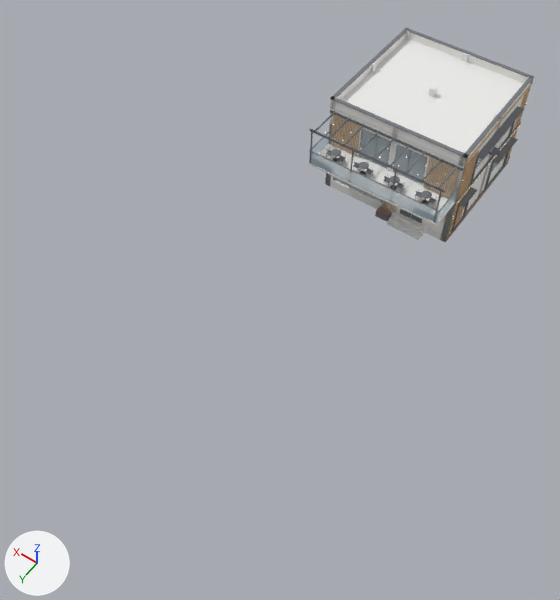
One commit to the OBJ model coffee_shop_3d.obj: the scene before it, then after it.
Rendered twice from a 50 mm lens placed at (-11.9, 46.5, 40.3), pointed at (6.0, 21.4, 0.8). Lighting does not change. The marker at lower left points along +X, +Y and +Z. The picture after the commit comes second. Where no turn or scale is listed for an object, it has been applied to the vertices. Vertices at exactly the same position are counted once.

The first picture shows 'coffee_shop_3d'.
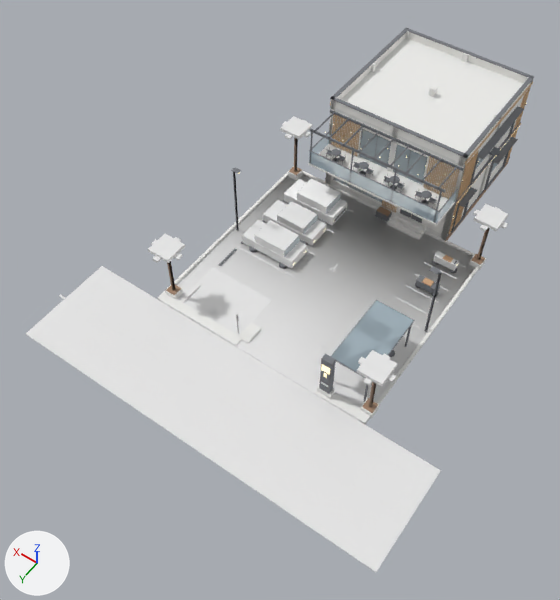
Where the change shows, as pixel boxes [x1, y1, x2, y2] in the pictures (560 x 600 px):
'coffee_shop_3d', reshaped (124% wider, 153% taller): before [308, 28, 534, 242]; after [26, 28, 534, 572]
part 1 of me_coffee_shop_3d, added: after [27, 266, 441, 572]
part 2 of me_coffee_shop_3d, added: after [378, 498, 410, 520]
part 3 of me_coffee_shop_3d, added: after [324, 464, 355, 485]
part 4 of me_coffee_shop_3d, added: after [274, 432, 303, 451]
part 5 of me_coffee_shop_3d, added: after [226, 401, 254, 420]
part 6 of me_coffee_shop_3d, added: after [181, 372, 208, 390]
part 7 of me_coffee_shop_3d, added: after [138, 345, 164, 362]
part 8 of me_coffee_shop_3d, added: after [97, 319, 122, 335]
part 9 of me_coffee_shop_3d, added: after [59, 294, 82, 310]
part 10 of me_coffee_shop_3d, added: after [100, 267, 440, 473]
part 11 of me_coffee_shop_3d, added: after [26, 333, 377, 572]
part 12 of me_coffee_shop_3d, added: after [234, 245, 294, 277]
part 13 of me_coffee_shop_3d, added: after [148, 116, 508, 424]

Diff of the bpy script that builds the scene:
```diff
--- a/coffee_shop_3d.obj.py
+++ b/coffee_shop_3d.obj.py
@@ me_coffee_shop_3d @@
-me_coffee_shop_3d.from_pydata(...)  # 22138 vertices, 28198 faces; spans x -0.53..10.1, y -0.5..12.5, z 0.0..7.83
+me_coffee_shop_3d.from_pydata(...)  # 24431 vertices, 30730 faces; spans x -8.0..18.5, y -0.5..32.5, z -0.04..7.83
+# me_coffee_shop_3d part 1: a new loose piece, a box spanning x -8.0..18.0, y 25.5..32.5, z -0.04..0.0, in mat_asphalt (white #e7e7e7)
+# me_coffee_shop_3d part 2: a new loose piece, a box spanning x -8.0..-6.0, y 28.925..29.075, z 0.002..0.01, in mat_paint_yellow (white #e7e7e7)
+# me_coffee_shop_3d part 3: a new loose piece, a box spanning x -4.5..-2.5, y 28.925..29.075, z 0.002..0.01, in mat_paint_yellow (white #e7e7e7)
+# me_coffee_shop_3d part 4: a new loose piece, a box spanning x -1.0..1.0, y 28.925..29.075, z 0.002..0.01, in mat_paint_yellow (white #e7e7e7)
+# me_coffee_shop_3d part 5: a new loose piece, a box spanning x 2.5..4.5, y 28.925..29.075, z 0.002..0.01, in mat_paint_yellow (white #e7e7e7)
+# me_coffee_shop_3d part 6: a new loose piece, a box spanning x 6.0..8.0, y 28.925..29.075, z 0.002..0.01, in mat_paint_yellow (white #e7e7e7)
+# me_coffee_shop_3d part 7: a new loose piece, a box spanning x 9.5..11.5, y 28.925..29.075, z 0.002..0.01, in mat_paint_yellow (white #e7e7e7)
+# me_coffee_shop_3d part 8: a new loose piece, a box spanning x 13.0..15.0, y 28.925..29.075, z 0.002..0.01, in mat_paint_yellow (white #e7e7e7)
+# me_coffee_shop_3d part 9: a new loose piece, a box spanning x 16.5..18.5, y 28.925..29.075, z 0.002..0.01, in mat_paint_yellow (white #e7e7e7)
+# me_coffee_shop_3d part 10: the loose piece of 8 vertices spanning x 4.3..5.3, y 10.1..10.65, z 0.0..0.5 is copied, and the copy is scaled about its middle by (26, 0.218, 0.016), then moved by (0.2, 15.28, -0.24), in mat_paint_white (white #e7e7e7); it spans x -8.0..18.0, y 25.6..25.72, z 0.0..0.01
+# me_coffee_shop_3d part 11: the loose piece of 8 vertices spanning x 4.3..5.3, y 10.1..10.65, z 0.0..0.5 is copied, and the copy is scaled about its middle by (26, 0.218, 0.016), then moved by (0.2, 22.07, -0.24), in mat_paint_white (white #e7e7e7); it spans x -8.0..18.0, y 32.38..32.5, z 0.0..0.01
+# me_coffee_shop_3d part 12: a new loose piece, a box spanning x 6.8..11.8, y 18.7..18.8, z 0.002..0.01, in mat_paint_white (white #e7e7e7)
+# me_coffee_shop_3d part 13: 2053 vertices added at x -3.8..13.5, y 9.4..25.6, z -0.03..5.82
+# other edits to the shape of me_coffee_shop_3d do not show in these pictures
 me_coffee_shop_3d.materials.append(mat_concrete)
@@ me_coffee_shop_3d @@
 me_coffee_shop_3d.materials.append(mat_leather)
+me_coffee_shop_3d.materials.append(mat_asphalt)  # white #e7e7e7
+me_coffee_shop_3d.materials.append(mat_paint_yellow)  # white #e7e7e7
+me_coffee_shop_3d.materials.append(mat_paint_white)  # white #e7e7e7
+me_coffee_shop_3d.materials.append(mat_car_paint_red)  # white #e7e7e7
+me_coffee_shop_3d.materials.append(mat_car_paint_silver)  # white #e7e7e7
+me_coffee_shop_3d.materials.append(mat_car_paint_blue)  # white #e7e7e7
+me_coffee_shop_3d.materials.append(mat_paint_blue)  # white #e7e7e7
+me_coffee_shop_3d.materials.append(mat_greenery)  # white #e7e7e7
```
